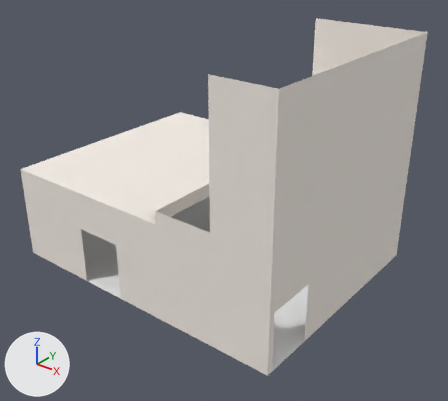
One commit to the OBJ model Site-13-V2/Assets/SCPAssets/Models/Constructions/Cheyenne-Mountain-Complex/SubLevel27-28/Control-Room.obj: the scene before it, then after it.
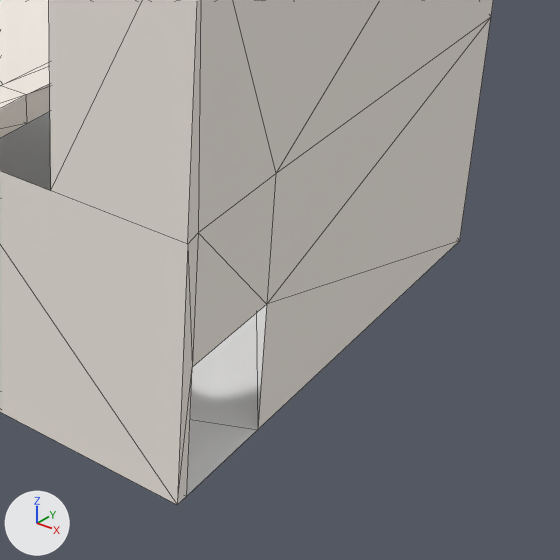
Each version appears first whole from a 50 mm camera at (20.59, -22.68, 17.54) aimed at (3.01, -0.71, 3.92), and next in a close-up on the part from 42% to 99% of the width and 36% to 100% of the height. Lighting does not change. The marker at lower left points along +X, +Y and +Z. The close-ups show mesh edges as thin lines. Where no turn or scale is listed for an object, it has been applied to the vertices.

In view in the first close-up: 'Control-Room'.
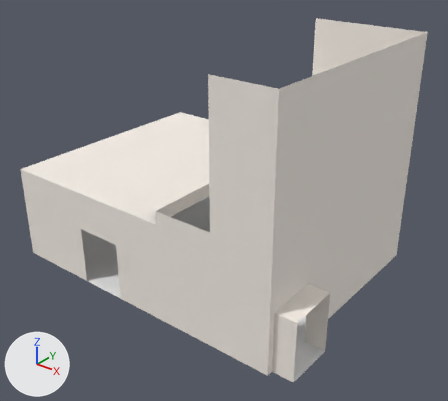
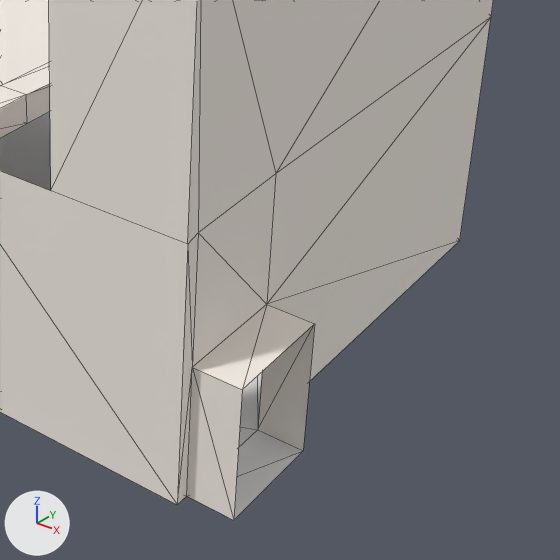
Pixel boxes (x1, y1, x2, y2) of what changed, in the close-ups (560 x 560 px):
'Control-Room', reshaped
    before: (0, 0, 493, 505)
    after: (0, 0, 493, 520)
part 1 of me_control_room, added
    after: (187, 304, 315, 520)

Edits to the bpy script that builds the scene:
```text
Change me_control_room:
    where me_control_room.from_pydata(...)  # 65 vertices, 91 faces; spans x -6.1..9.6, y -6.1..6.1, z 0.0..12.0
    used by ob_control_room; location = (0.0, 0.0, 0.0)
    verts and faces of me_control_room; kept vertices keep their numbers, new ones are numbered from 65
    before: 60 (9.6, -3.3, 3.0) at pixel (266, 304), 61 (9.6, -3.3, 0.0) at pixel (257, 429), 62 (9.6, -5.8, 0.0) at pixel (186, 496), 64 (9.6, -5.8, 3.0) at pixel (192, 367)
    me_control_room part 1
    add for new, old in zip([*range(65, 69)], [60, 61, 62, 64]): verts[new] = verts[old] + (1.1, 0.0, 0.0)
    add faces += [(60, 68, 64), (60, 65, 68), (60, 61, 65), (61, 66, 65), (62, 64, 67), (64, 68, 67)]  # mat_concrete024_warm (its picture is missing)
    add faces += [(61, 62, 66), (62, 67, 66)]  # mat_concrete024_ground (its picture is missing)
```
